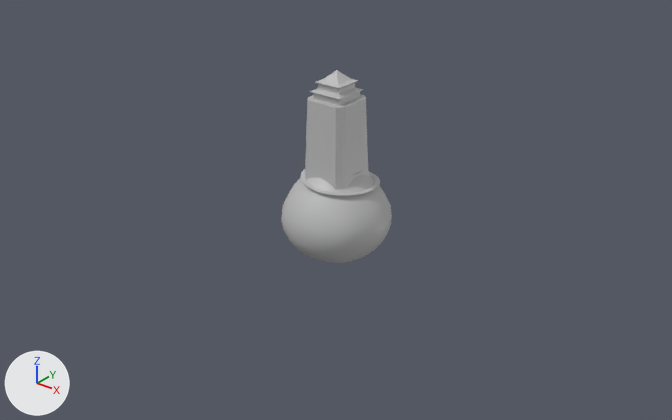
The FBX model Daydreamer/Assets/Art/_ROOMs/RM_morseLight/rm_morseLight.fbx as it was, and as the next commit left it.
Rendered twice from a 50 mm camera at (184.2, -230.6, 123.8) aimed at (4.5, -6.0, -15.5). Every picture has the same lights, and +X, +Y and +Z are marked at lower left. Where no turn or scale is listed for an object, it has been applied to the vertices.

The scene before the commit, as lines of its bpy script (objects in view):
```python
me_mesh = bpy.data.meshes.new('Mesh')
me_mesh.from_pydata(...)  # 65 vertices, 126 faces; spans x -896.0..896.0, y -948.0..3185.0, z -896.0..896.0
me_mesh.materials.append(mat_lambert1)  # grey #bcbcbc
me_mesh_026 = bpy.data.meshes.new('Mesh.026')
me_mesh_026.from_pydata(...)  # 305 vertices, 576 faces; spans x -19.0..19.0, y -19.0..19.0, z -19.2..12.6
me_mesh_026.materials.append(mat_lambert1)  # grey #bcbcbc
ob_hill = bpy.data.objects.new('hill', me_mesh_026)
ob_hill.location = (0.0, 0.0, -12.5)
ob_tower = bpy.data.objects.new('tower', me_mesh)
ob_tower.parent = ob_rm_morse
ob_tower.location = (0.0, 0.0, 0.0)
```
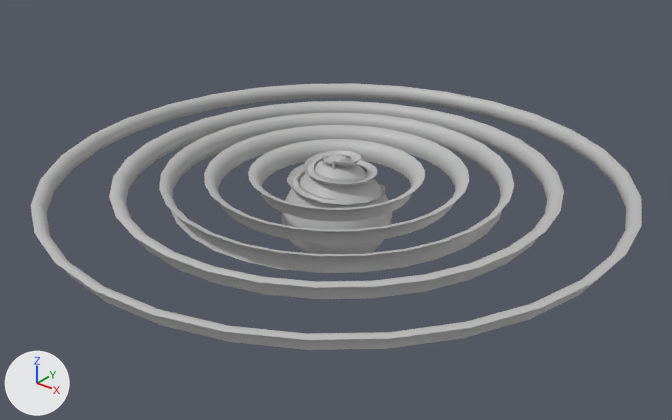
Where the newer file only moved an object's origin or applied its transform, the numbers keep the older frame.

Diff of the bpy script that builds the scene:
```diff
--- a/Daydreamer/Assets/Art/_ROOMs/RM_morseLight/rm_morseLight.fbx.py
+++ b/Daydreamer/Assets/Art/_ROOMs/RM_morseLight/rm_morseLight.fbx.py
@@ me_mesh_002_1 @@
+me_mesh_002_1.from_pydata(...)  # 180 vertices, 300 faces; spans x -45.3..45.3, y -45.4..45.4, z -1.8..4.4
+me_mesh_002_1.materials.append(mat_lambert1)  # grey #bcbcbc
@@ me_mesh_003_1 @@
+me_mesh_003_1.from_pydata(...)  # 210 vertices, 360 faces; spans x -60.2..60.2, y -60.4..60.4, z -3.0..4.1
+me_mesh_003_1.materials.append(mat_lambert1)  # grey #bcbcbc
@@ me_mesh_030 @@
+me_mesh_030.from_pydata(...)  # 384 vertices, 380 faces; spans x -16.2..17.1, y -16.0..16.8, z -14.3..1.4
+me_mesh_030.materials.append(mat_lambert1)  # grey #bcbcbc
@@ me_mesh_001_1 @@
+me_mesh_001_1.from_pydata(...)  # 180 vertices, 300 faces; spans x -30.3..30.3, y -30.4..30.4, z -1.8..4.4
+me_mesh_001_1.materials.append(mat_lambert1)  # grey #bcbcbc
@@ me_mesh_005_1 @@
+me_mesh_005_1.from_pydata(...)  # 240 vertices, 420 faces; spans x -101.0..101.0, y -101.0..101.0, z -2.0..3.0
+me_mesh_005_1.materials.append(mat_lambert1)  # grey #bcbcbc
@@ me_mesh_004_1 @@
+me_mesh_004_1.from_pydata(...)  # 240 vertices, 420 faces; spans x -76.0..76.0, y -77.0..77.0, z -3.0..4.0
+me_mesh_004_1.materials.append(mat_lambert1)  # grey #bcbcbc
@@ ob_tower @@
 ob_tower.location = (0.0, 0.0, 0.0)
+ob_tower.hide_viewport = True
@@ ob_ring2 @@
+ob_ring2 = bpy.data.objects.new('ring2', me_mesh_002_1)
+ob_ring2.location = (0.0, 0.0, -8.8)
@@ ob_ring3 @@
+ob_ring3 = bpy.data.objects.new('ring3', me_mesh_003_1)
+ob_ring3.location = (0.0, 0.0, -8.8)
@@ ob_rampedge @@
+ob_rampedge = bpy.data.objects.new('rampEdge', me_mesh_030)
+ob_rampedge.location = (-0.1, -0.9, 0.4)
@@ ob_ring1 @@
+ob_ring1 = bpy.data.objects.new('ring1', me_mesh_001_1)
+ob_ring1.location = (0.0, 0.0, -8.8)
@@ ob_ring5 @@
+ob_ring5 = bpy.data.objects.new('ring5', me_mesh_005_1)
+ob_ring5.location = (0.0, 0.0, -8.8)
@@ ob_ring4 @@
+ob_ring4 = bpy.data.objects.new('ring4', me_mesh_004_1)
+ob_ring4.location = (0.0, 0.0, -8.8)
```

Changed parts and their boxes [x1, y1, x2, y2] in the pictures (672 x 420 px):
'ring5', added
    after: [31, 83, 642, 350]
'ring4', added
    after: [109, 101, 564, 299]
'ring3', added
    after: [159, 113, 514, 273]
'ring2', added
    after: [204, 125, 469, 243]
'tower', hidden
    before: [305, 70, 368, 190]
'ring1', added
    after: [248, 139, 425, 222]
'rampEdge', added
    after: [287, 151, 385, 206]
